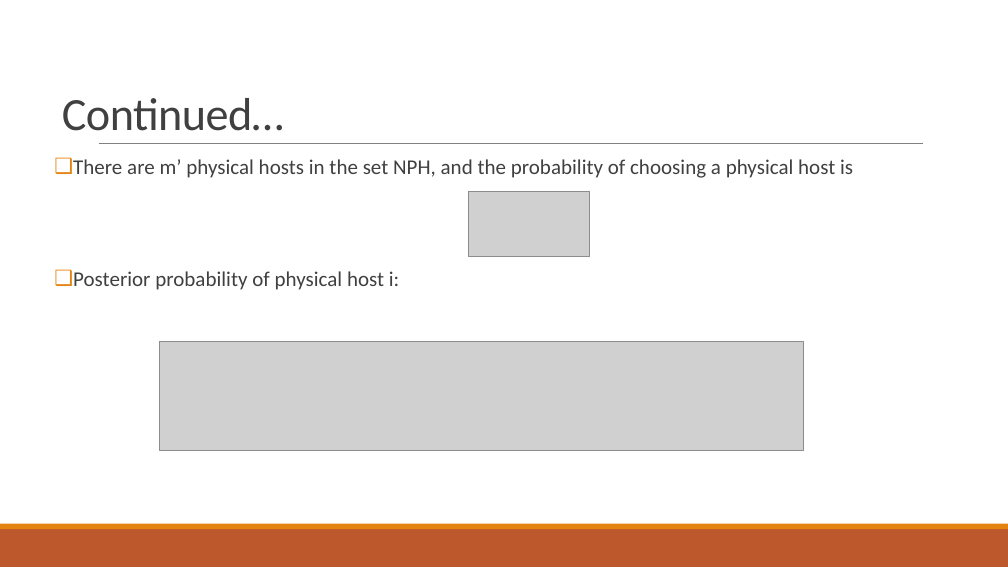
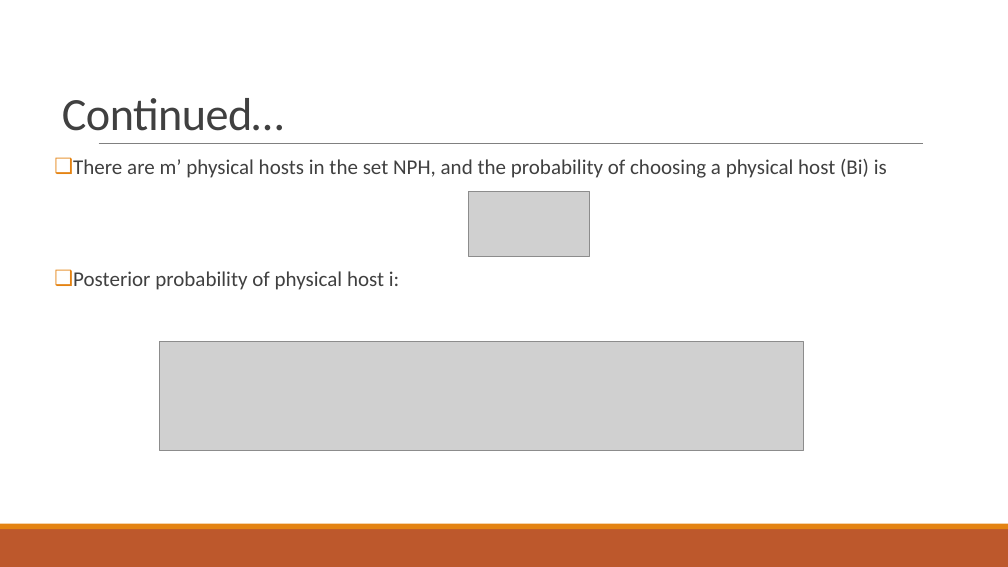
Before and after one commit to piyushbajaj0704/Cloud_Computing, a slide deck: slide 23 of Load Balancing Algorithms in Cloud Computing final presentation Last.pptx. Drawn at 1008x567 pixels with LibreOffice and Linux fonts; fonts in the diff are those of the drawing; grey boxes stand for pictures. Boxes give left, top, right and bottom in pixels: in the first picture for what was removed or moved away, otherwise in the second. Text is boxed around its words. In the diff, an @@ line names an element or a change of style, - is before the commit and + after.

```diff
--- a/Load Balancing Algorithms in Cloud Computing final presentation Last.pptx
+++ b/Load Balancing Algorithms in Cloud Computing final presentation Last.pptx
@@ text at (73,159,887,178): text changed @@
-❑ There are m’ physical hosts in the set NPH, and the probability of choosing a physical host is
+❑ There are m’ physical hosts in the set NPH, and the probability of choosing a physical host (Bi) is
```
Also in this commit, not shown: 11 other slides changed, 1 other file.
